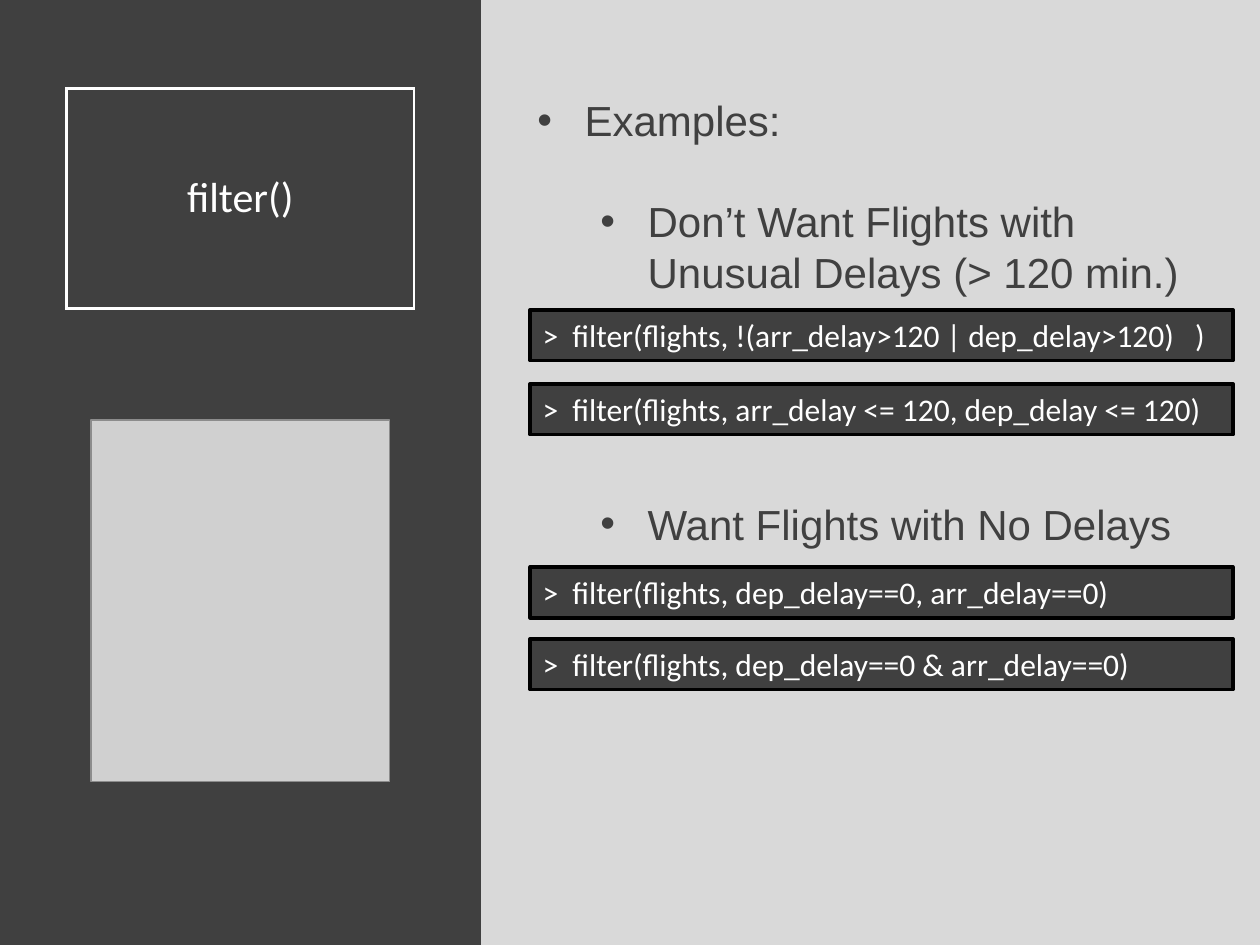
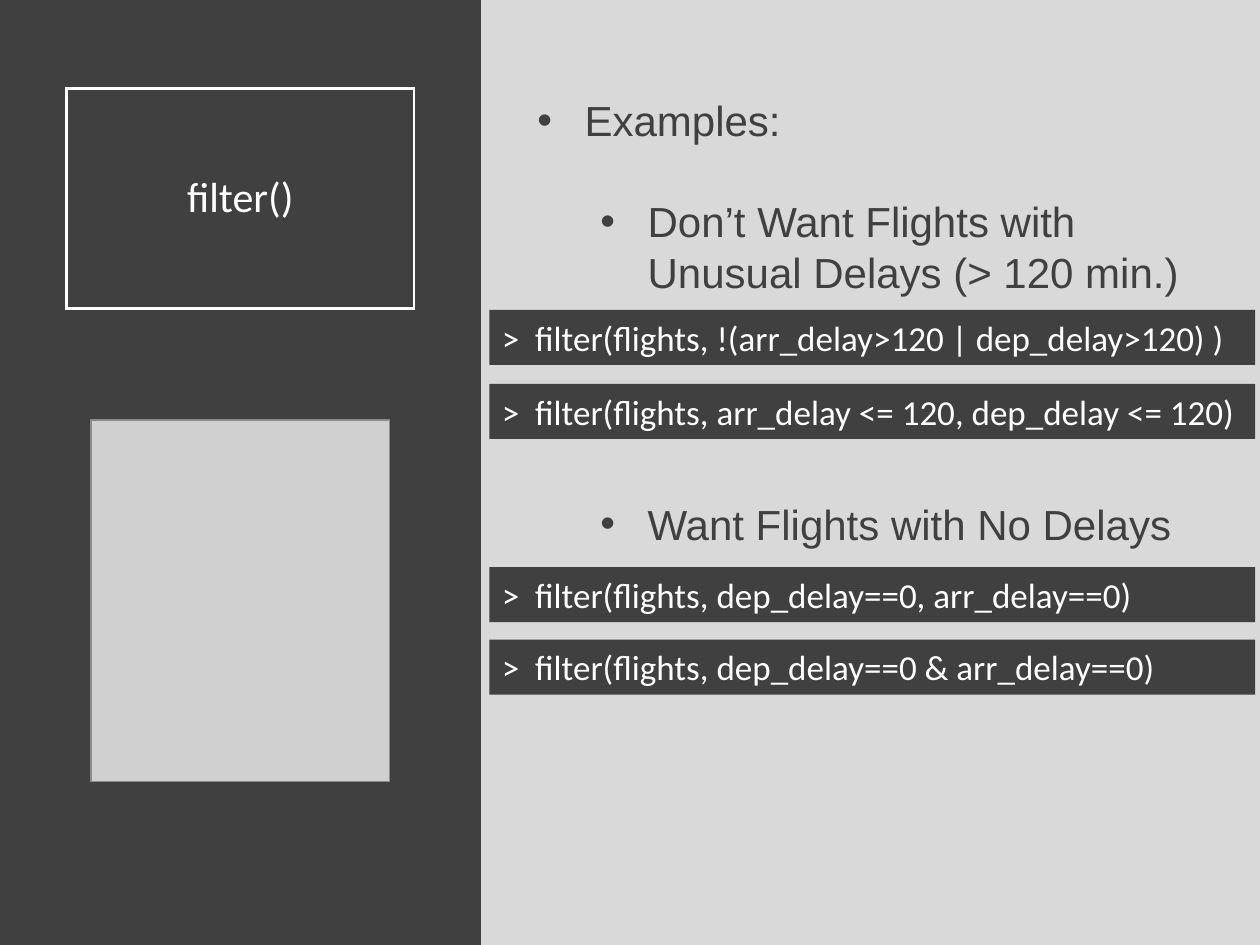
Before and after one commit to Yixf-Self/STOR320_WEBSITE, a slide deck: slide 13 of Lecture/Lecture 4/Lecture 4.pptx. Drawn at 1260x945 pixels with LibreOffice and Linux fonts; fonts in the diff are those of the drawing; grey boxes stand for pictures. Boxes give left, top, right and bottom in pixels: in the first picture for what was removed or moved away, otherwise in the second. Text is boxed around its words. In the diff, an @@ line names an element or a change of style, - is before the commit and + after.

```diff
--- a/Lecture/Lecture 4/Lecture 4.pptx
+++ b/Lecture/Lecture 4/Lecture 4.pptx
@@ rectangle "> filter(flights, !(arr_delay>120 | dep_delay>120) ...": place and size @@
-rectangle "> filter(flights, !(arr_delay>120 | dep_delay>120) ..." at (530,310,1234,360)
+rectangle "> filter(flights, !(arr_delay>120 | dep_delay>120) ..." at (489,310,1255,365)
@@ rectangle "> filter(flights, arr_delay <= 120, ...": place and size @@
-rectangle "> filter(flights, arr_delay <= 120, ..." at (530,384,1234,435)
+rectangle "> filter(flights, arr_delay <= 120, ..." at (489,384,1255,440)
@@ rectangle "> filter(flights, dep_delay==0, arr_delay==0)": place and size @@
-rectangle "> filter(flights, dep_delay==0, arr_delay==0)" at (530,567,1234,617)
+rectangle "> filter(flights, dep_delay==0, arr_delay==0)" at (489,567,1255,622)
@@ size 18 to 20 pt; outline #000000 2 pt to none in 4 elements at (489,310,1255,365), (489,384,1255,440), (489,567,1255,622), (489,640,1255,696) @@
@@ rectangle "> filter(flights, dep_delay==0 & arr_delay==0)": place and size @@
-rectangle "> filter(flights, dep_delay==0 & arr_delay==0)" at (530,639,1234,689)
+rectangle "> filter(flights, dep_delay==0 & arr_delay==0)" at (489,640,1255,696)
```
Also in this commit, not shown: 21 other slides changed, 1 slide added, 1 slide removed, 3 other files.
